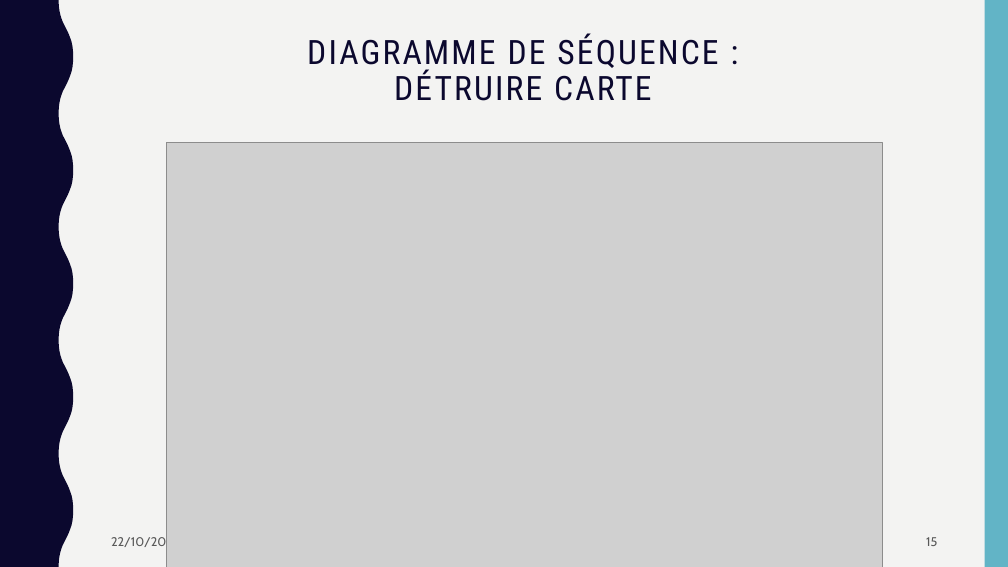
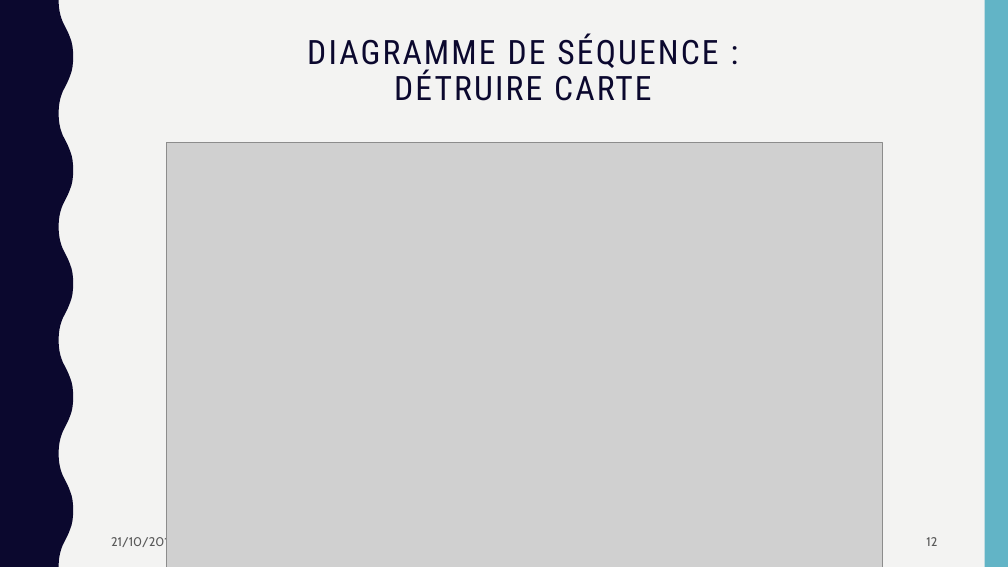
Before and after one commit to AlexiaBourmaud/StoneHearth, a slide deck: slide 12 of presentation/présentation.pptx (slide 15 before the commit). Drawn at 1008x567 pixels with LibreOffice and Linux fonts; fonts in the diff are those of the drawing; grey boxes stand for pictures. Boxes give left, top, right and bottom in pixels: in the first picture for what was removed or moved away, otherwise in the second. Text is boxed around its words. In the diff, an @@ line names an element or a change of style, - is before the commit and + after.

```diff
--- a/presentation/présentation.pptx
+++ b/presentation/présentation.pptx
@@ text at (x1=111, y1=535, x2=175, y2=549): text changed @@
-22/10/2017
+21/10/2017
@@ page number at (x1=926, y1=537, x2=937, y2=546): text changed @@
-15
+12
```
Also in this commit, not shown: 13 other slides changed, 4 slides removed.
